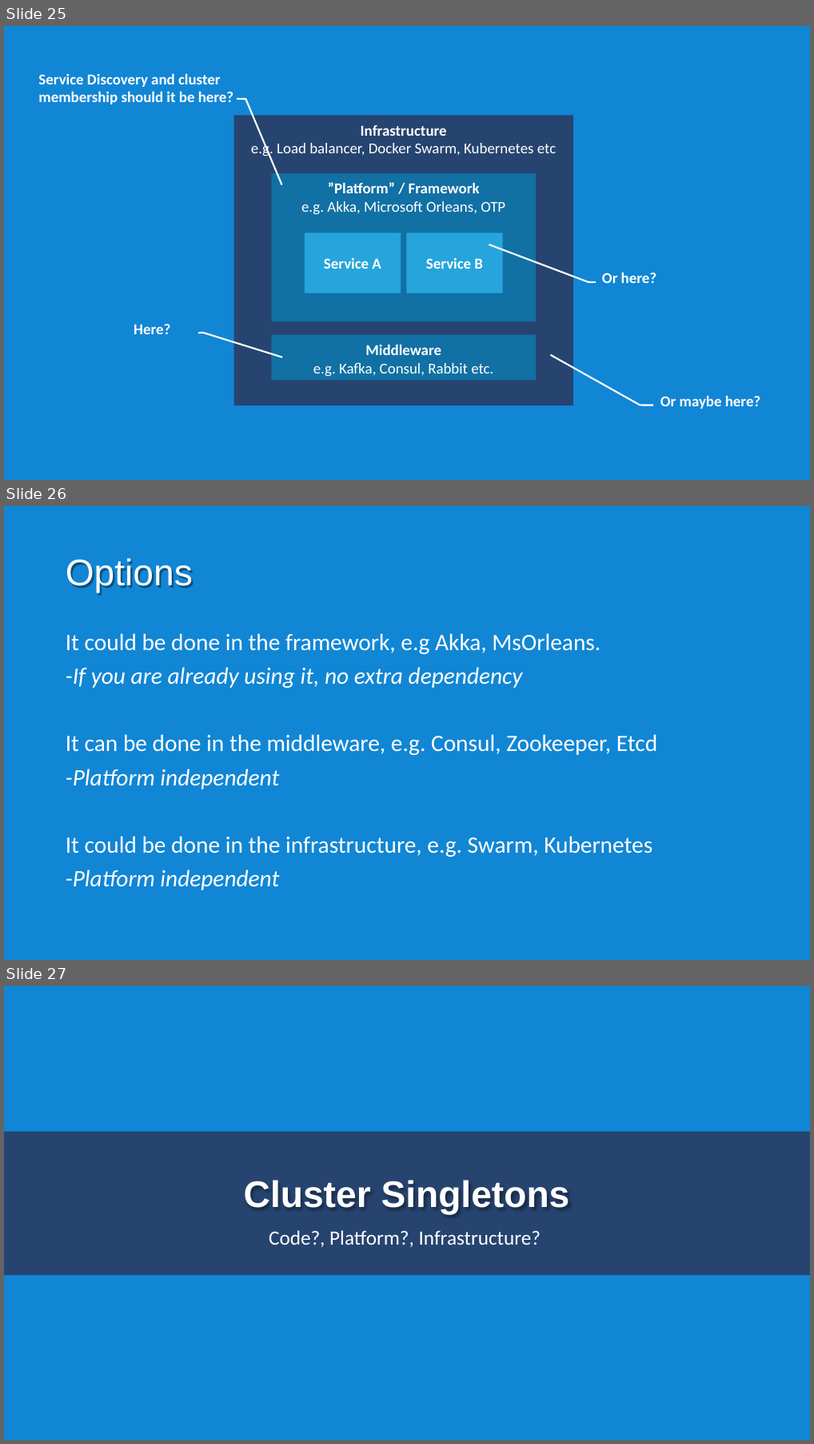
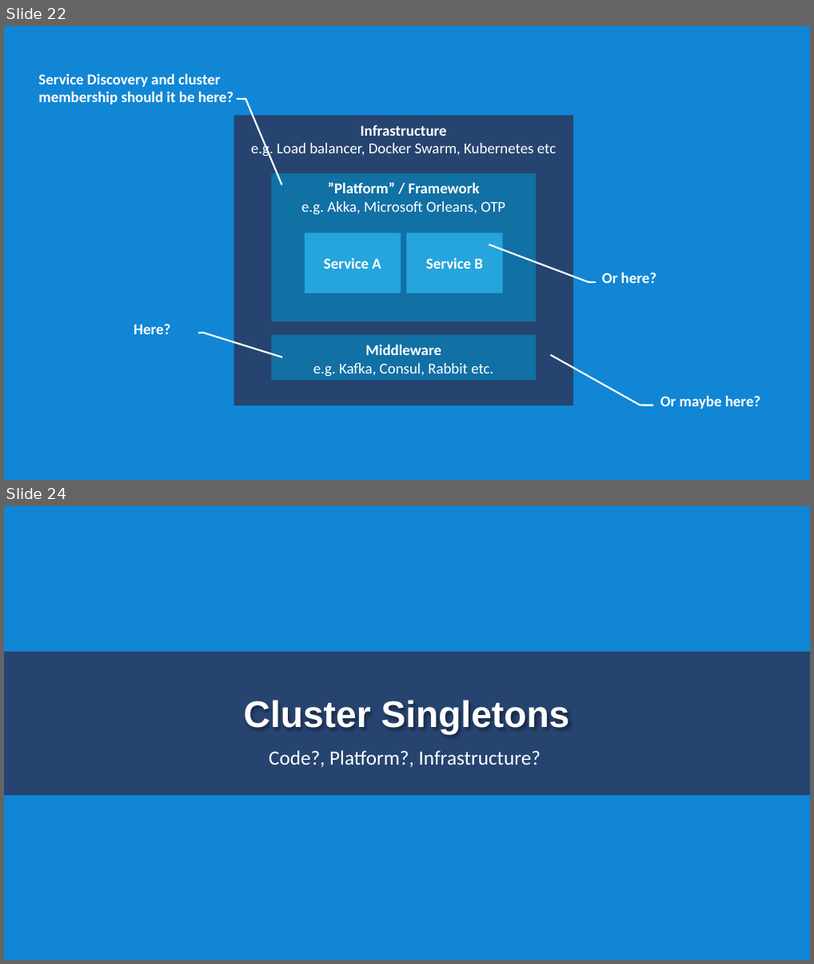
Before and after one commit to rogeralsing/Presentations, a slide deck: ClusterSoftware/clustersoftware.pptx. Shown one above the other, each under a label of ours: slides 25, 26 and 27 before the commit, slides 22 and 24 after it; the slides between them are not shown. The pictures are 814x1444 and 814x964 pixels, drawn with LibreOffice and Linux fonts; fonts in the diff are those of the drawing. Boxes give left, top, right and bottom in pixels: in the first picture for what was removed or moved away, otherwise in the second. Text is boxed around its words. In the diff, an @@ line names an element or a change of style, - is before the commit and + after.

```diff
--- a/ClusterSoftware/clustersoftware.pptx
+++ b/ClusterSoftware/clustersoftware.pptx
@@ slide 26 removed at box(4, 506, 810, 960), background #1186D5 @@
@@ title removed at box(66, 558, 193, 593) @@
-Options
@@ text removed at box(66, 633, 658, 890) @@
-It could be done in the framework, e.g Akka, MsOrleans.
--If you are already using it, no extra dependency
-It can be done in the middleware, e.g. Consul, Zookeeper, Etcd
--Platform independent
-It could be done in the infrastructure, e.g. Swarm, Kubernetes
--Platform independent
@@ what was slide 25 is now slide 22 @@
@@ what was slide 27 is now slide 24 @@
```
Also in this commit, not shown: 5 slides changed, 6 slides added, 4 other slides removed.
